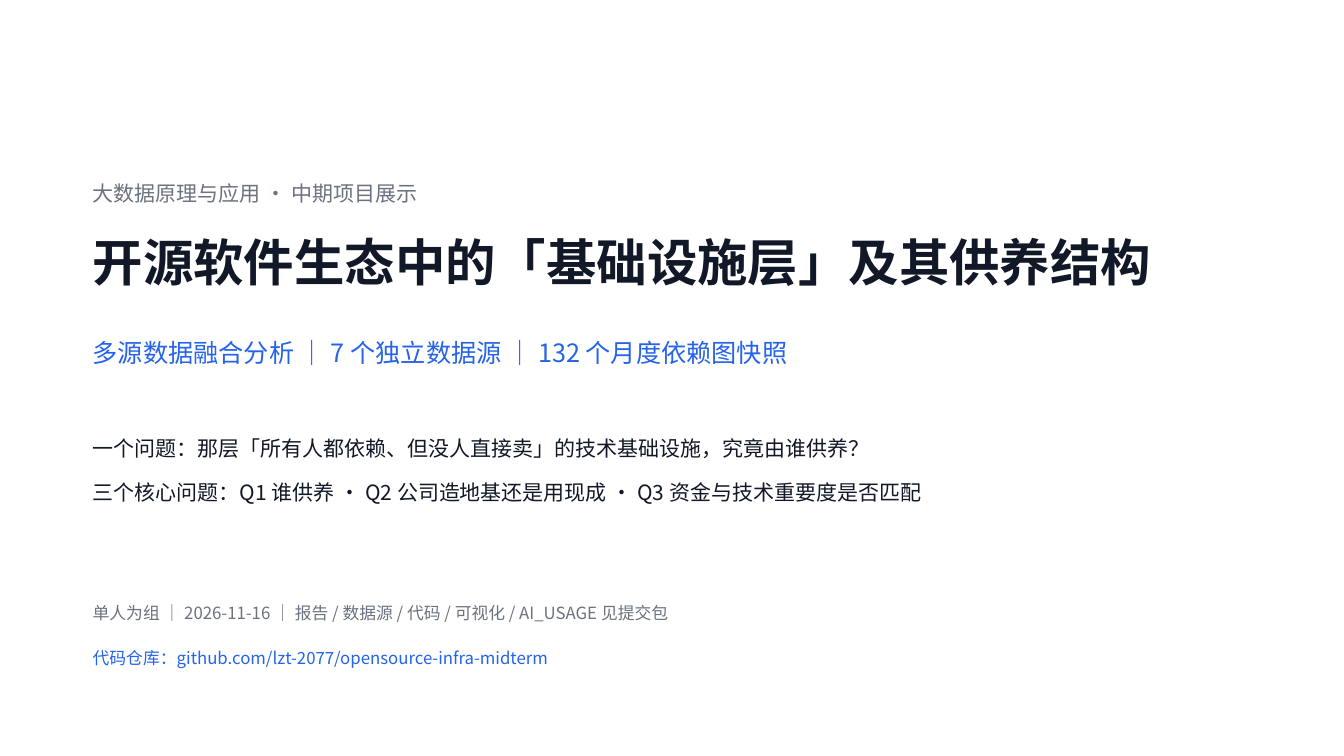
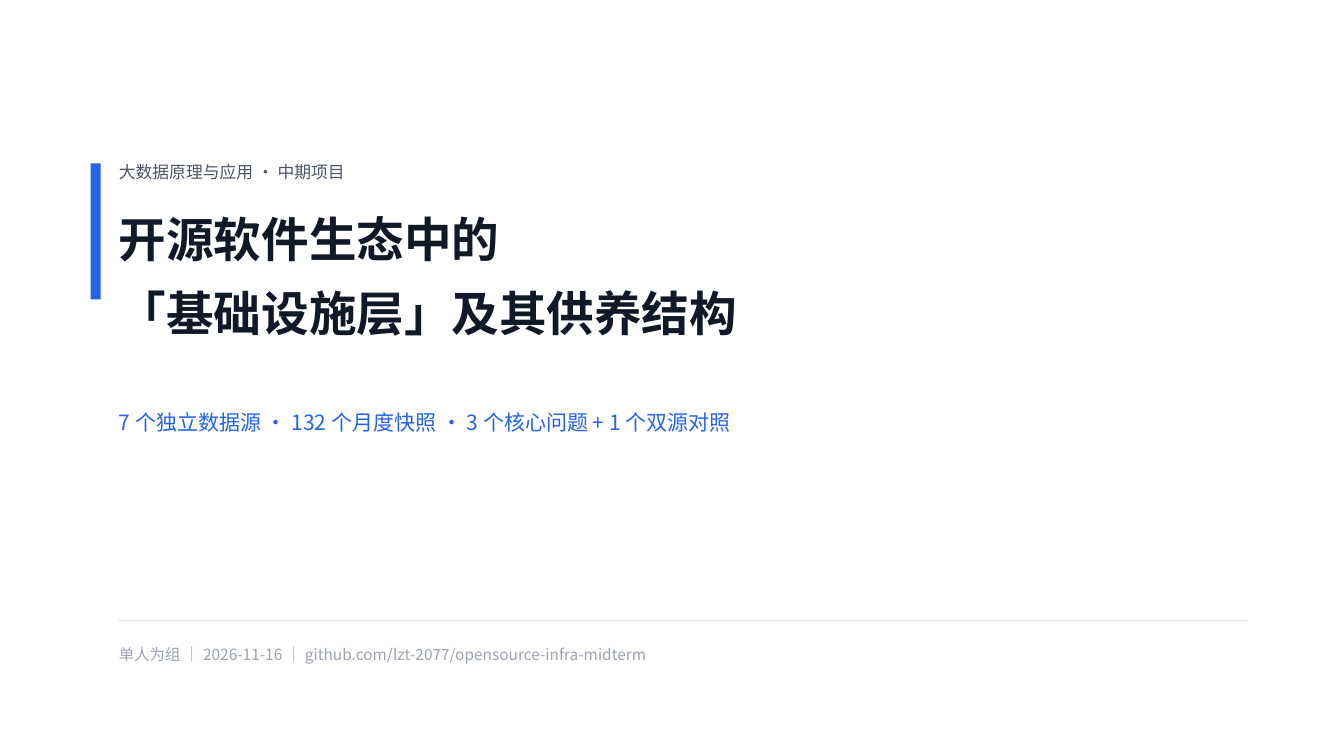
Before and after one commit to lzt-2077/opensource-infra-midterm, a slide deck: slide 1 of 中期展示.pptx. Drawn at 1344x756 pixels with LibreOffice and Linux fonts; fonts in the diff are those of the drawing. Boxes give left, top, right and bottom in pixels: in the first picture for what was removed or moved away, otherwise in the second. Text is boxed around its words. In the diff, an @@ line names an element or a change of style, - is before the commit and + after.

```diff
--- a/中期展示.pptx
+++ b/中期展示.pptx
@@ rectangle added at box(91, 163, 101, 299), fill #2563EB @@
@@ text at box(119, 164, 345, 180): text changed; size 15 to 12 pt; text colour #6B7280 to #4B5563 @@
-大数据原理与应用 · 中期项目展示
+大数据原理与应用 · 中期项目
@@ text at box(119, 216, 737, 336): text changed; size 36 to 34 pt @@
-开源软件生态中的「基础设施层」及其供养结构
+开源软件生态中的
+「基础设施层」及其供养结构
@@ text removed at box(93, 340, 788, 364) @@
-多源数据融合分析 ｜ 7 个独立数据源 ｜ 132 个月度依赖图快照
@@ text at box(119, 412, 730, 432): text changed; text colour #111827 to #2563EB @@
-一个问题：那层「所有人都依赖、但没人直接卖」的技术基础设施，究竟由谁供养？
-三个核心问题：Q1 谁供养 · Q2 公司造地基还是用现成 · Q3 资金与技术重要度是否匹配
+7 个独立数据源 · 132 个月度快照 · 3 个核心问题 + 1 个双源对照
@@ text in rectangle at box(93, 605, 668, 622): text removed @@
-单人为组 ｜ 2026-11-16 ｜ 报告 / 数据源 / 代码 / 可视化 / AI_USAGE 见提交包
@@ rectangle: place and size @@
-rectangle at box(93, 605, 668, 622)
+rectangle at box(119, 620, 1248, 621)
@@ rectangle at box(119, 620, 1248, 621): fill none to #E5E7EB @@
@@ text at box(119, 647, 646, 664): text changed; size 12 to 11 pt; text colour #2563EB to #9CA3AF @@
-代码仓库：github.com/lzt-2077/opensource-infra-midterm
+单人为组 ｜ 2026-11-16 ｜ github.com/lzt-2077/opensource-infra-midterm
```
Also in this commit, not shown: 8 other slides changed, 3 slides added, 6 slides removed, 1 other file.
